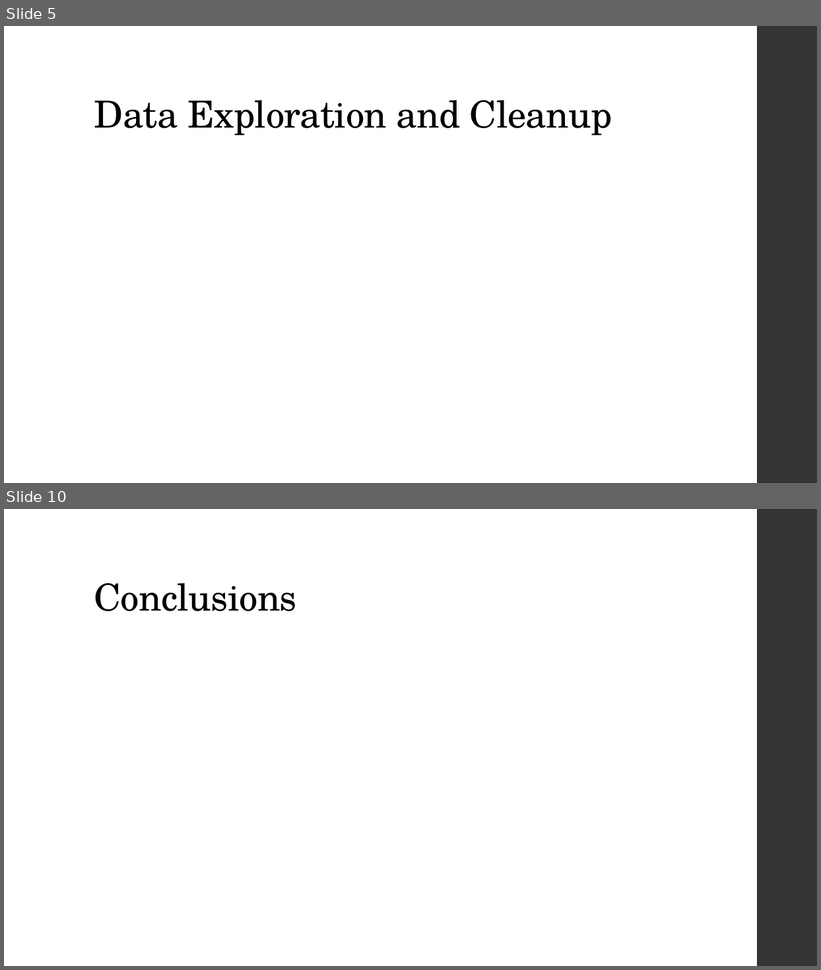
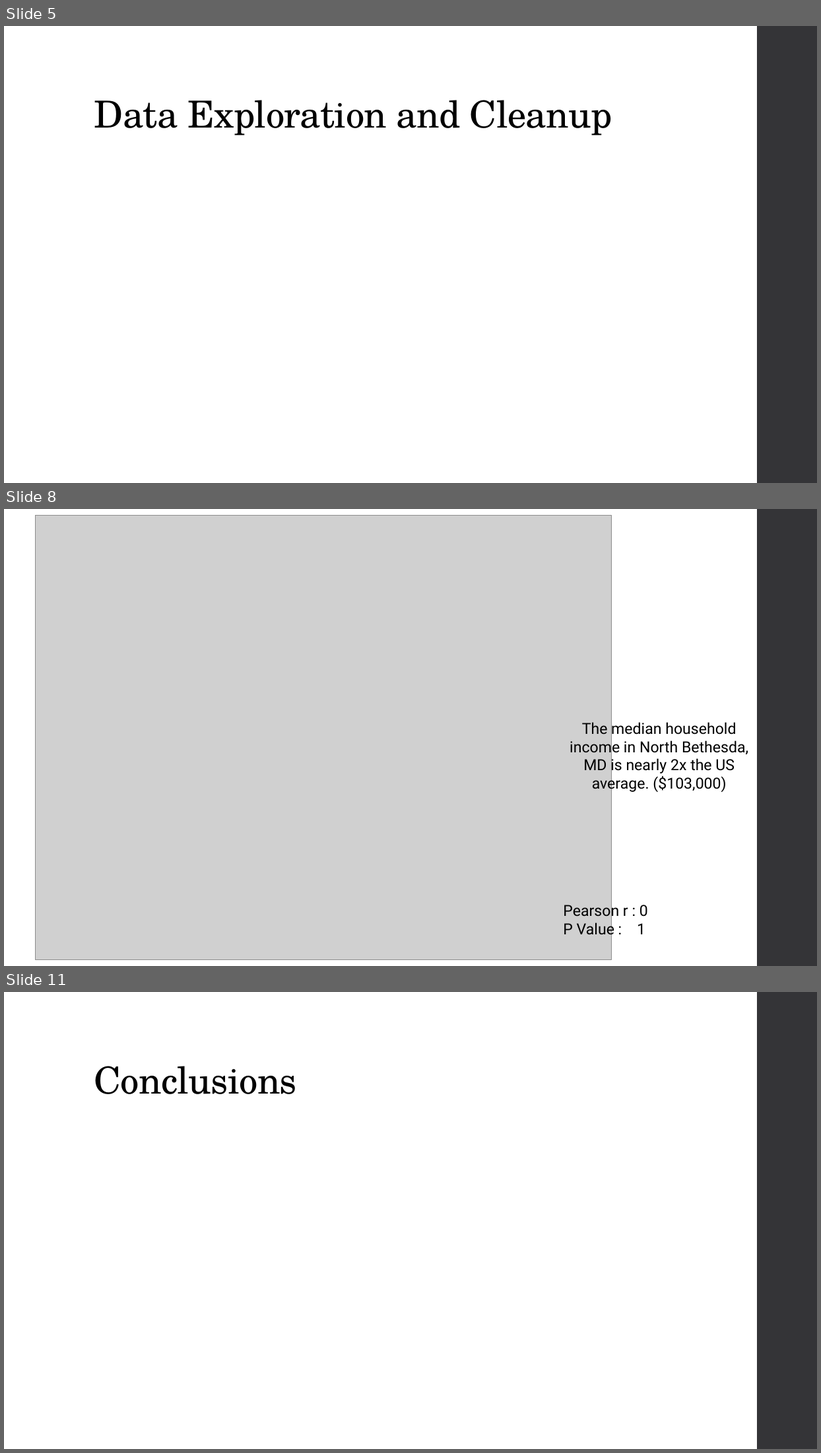
Before and after one commit to GraceHsu12/UCB_Project1_team, a slide deck: stock_and_housing_Proj1.pptx. Shown one above the other, each under a label of ours: slides 5 and 10 before the commit, slides 5, 8 and 11 after it; the slides between them are not shown. The pictures are 821x970 and 821x1453 pixels, drawn with LibreOffice and Linux fonts; fonts in the diff are those of the drawing; grey boxes stand for pictures. Boxes give left, top, right and bottom in pixels: in the first picture for what was removed or moved away, otherwise in the second. Text is boxed around its words. In the diff, an @@ line names an element or a change of style, - is before the commit and + after.

```diff
--- a/stock_and_housing_Proj1.pptx
+++ b/stock_and_housing_Proj1.pptx
@@ slide 8 added at <box>4,509,817,966</box>, background #FFFFFF; not listed: 1 template element that a slide beside it also shows @@
@@ picture added at <box>35,515,612,960</box> @@
@@ text added at <box>570,720,748,792</box>, 18 pt, text #000000 @@
+The median household income in North Bethesda, MD is nearly 2x the US average. ($103,000)
@@ text added at <box>563,903,648,938</box>, 18 pt, text #000000 @@
+Pearson r : 0
+P Value : 1
@@ what was slide 10 is now slide 11 @@
```
Also in this commit, not shown: 1 slide changed, 3 other slides added, 3 slides removed.
